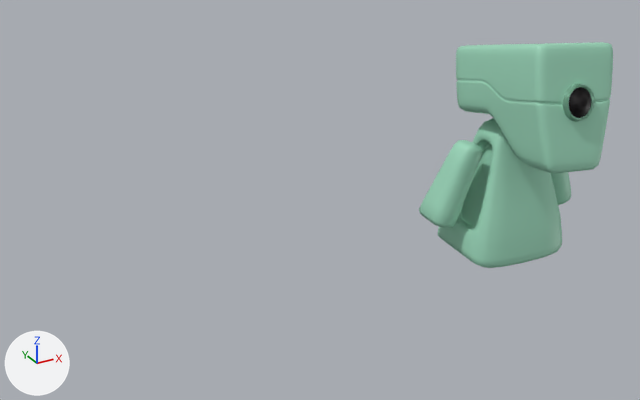
An edit to the glTF model dist/models/Computer.glb, drawn before and after from the same camera.
Rendered twice from a 50 mm lens placed at (-4.23, -8.63, 3.51), pointed at (0.32, -0.37, -0.62). Every picture has the same lights, and +X, +Y and +Z are marked at lower left. Vertices at the same position are counted once.

The first picture shows 'Computer'.
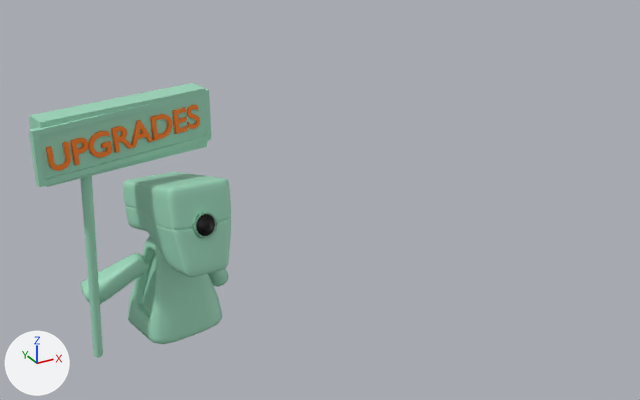
Where the change shows, as pixel boxes (x1, y1, x2, y2) in the pictures (640 x 400 px; the box of a moved part takes in the faces that stretch with it):
'Computer', reshaped (21% taller): before (419, 42, 613, 268); after (29, 83, 231, 357)
part 1 of me_2, moved or reshaped: before (456, 42, 613, 173); after (123, 172, 231, 278)
part 2 of me_2, moved or reshaped: before (437, 118, 562, 268); after (128, 235, 222, 344)
part 3 of me_2, moved or reshaped: before (551, 172, 571, 205); after (209, 268, 229, 287)
part 4 of me_2, moved or reshaped: before (419, 140, 482, 228); after (80, 253, 149, 304)
part 5 of me_2, deleted: before (569, 87, 591, 118)
part 6 of me_2, deleted: before (562, 83, 595, 122)
part 7 of me_2, added: after (29, 83, 212, 357)
part 8 of me_2, added: after (192, 211, 217, 239)

What the commit changed:
Material 'Red' (mat_red) is new.
Its base color is (0.982, 0.213, 0.00824) (orange #fd7f16).
me_2 is used by ob_computer; location (0.0, 0.0, 0.0).
me_2 had 6577 vertices, 14531 faces and spanned x 1.8..3.93, y -1.94..-0.02, z -1.73..1.22.
me_2 now has 10539 vertices, 23143 faces and spans x -2.73..-0.48, y -0.47..0.96, z -2.33..0.68.
me_2 part 1: the loose piece of 1602 vertices spanning x 2.26..3.39, y -1.94..-0.02, z -0.26..1.22 is turned 13.2 degrees about the z axis through its middle and scaled by 0.72, then moved by (-4.02, 1.23, -1.18).
me_2 part 2: the loose piece of 602 vertices spanning x 2.16..3.56, y -1.2..-0.03, z -1.73..0.01 is turned 13.2 degrees about the z axis through its middle and scaled by 0.72, then moved by (-4.09, 1.12, -0.81).
me_2 part 3: the loose piece of 122 vertices spanning x 3.3..3.93, y -0.83..-0.28, z -1.26..-0.18 is turned 13.2 degrees about the z axis through its middle and scaled by 0.72, then moved by (-4.33, 1.23, -0.85).
me_2 part 4: the loose piece of 122 vertices spanning x 1.8..2.41, y -0.74..-0.15, z -1.26..-0.18 is multiplied about its middle by the matrix ((0.537, 0.027, 0.479), (0.003, 0.719, -0.043), (-0.48, 0.034, 0.535)), then moved by (-4.04, 0.98, -0.74).
me_2 part 5: the loose piece of 3385 vertices spanning x 2.55..3.0, y -1.89..-1.44, z 0.33..0.77 is deleted.
me_2 part 6: the loose piece of 744 vertices spanning x 2.56..2.99, y -1.88..-1.39, z 0.28..0.78 is deleted.
me_2 part 7: 4350 vertices added at x -2.73..-0.65, y 0.0..0.73, z -2.33..0.68.
me_2 part 8: 3741 vertices added at x -1.28..-0.95, y -0.4..-0.04, z -0.85..-0.49.
me_2 now uses material mat_red (orange #fd7f16).
